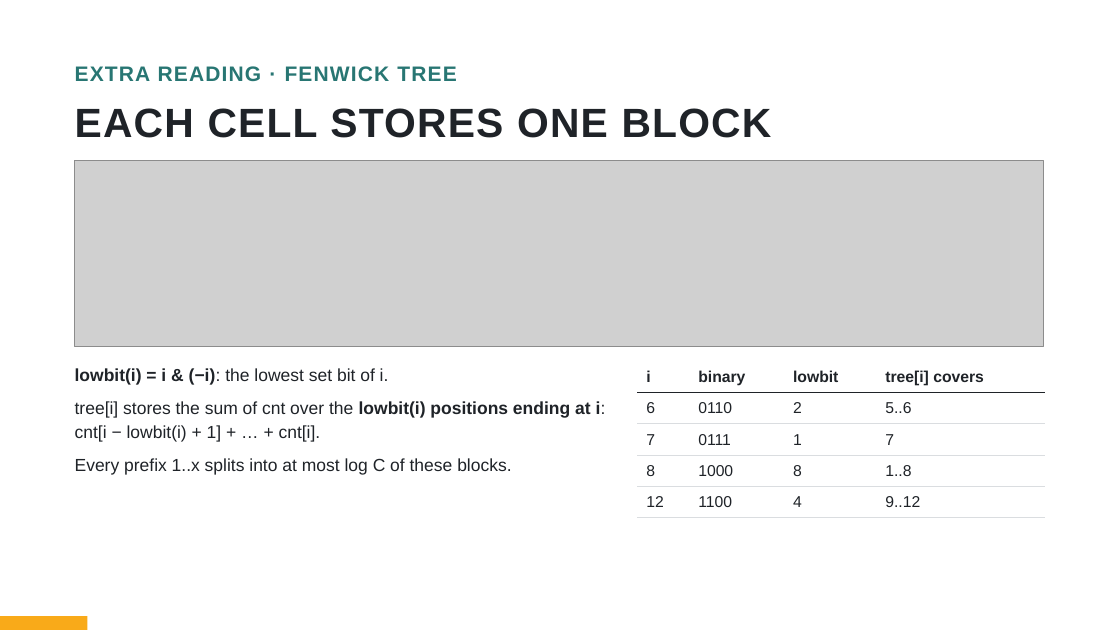
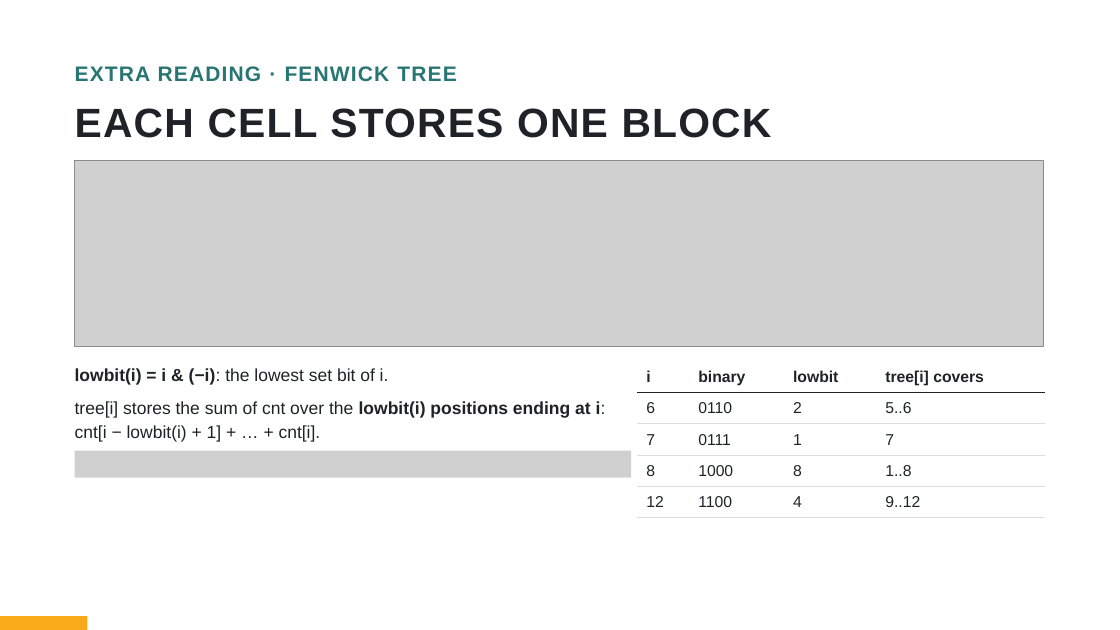
Before and after one commit to bryanbsun/AIO, a slide deck: slide 39 of AIO/P6/AIO High Achievers Camp Session 3 Greedy and the Water Level.pptx. Drawn at 1120x630 pixels with LibreOffice and Linux fonts; fonts in the diff are those of the drawing; grey boxes stand for pictures. Boxes give left, top, right and bottom in pixels: in the first picture for what was removed or moved away, otherwise in the second. Text is boxed around its words. In the diff, an @@ line names an element or a change of style, - is before the commit and + after.

```diff
--- a/AIO/P6/AIO High Achievers Camp Session 3 Greedy and the Water Level.pptx
+++ b/AIO/P6/AIO High Achievers Camp Session 3 Greedy and the Water Level.pptx
@@ text removed at (x1=75, y1=458, x2=511, y2=475) @@
-Every prefix 1..x splits into at most log C of these blocks.
@@ picture added at (x1=75, y1=450, x2=631, y2=477) @@
```
Also in this commit, not shown: 34 other slides changed, 3 other files.
